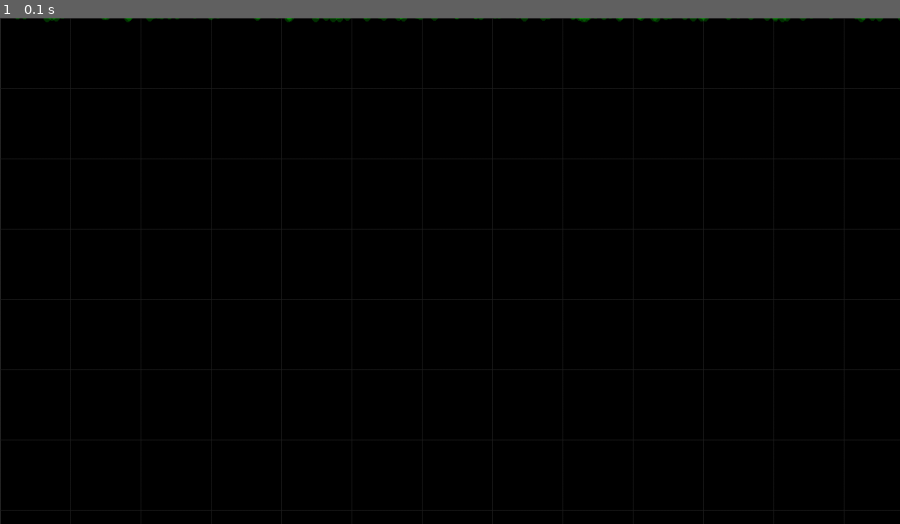
Above: before the commit, frame 1.
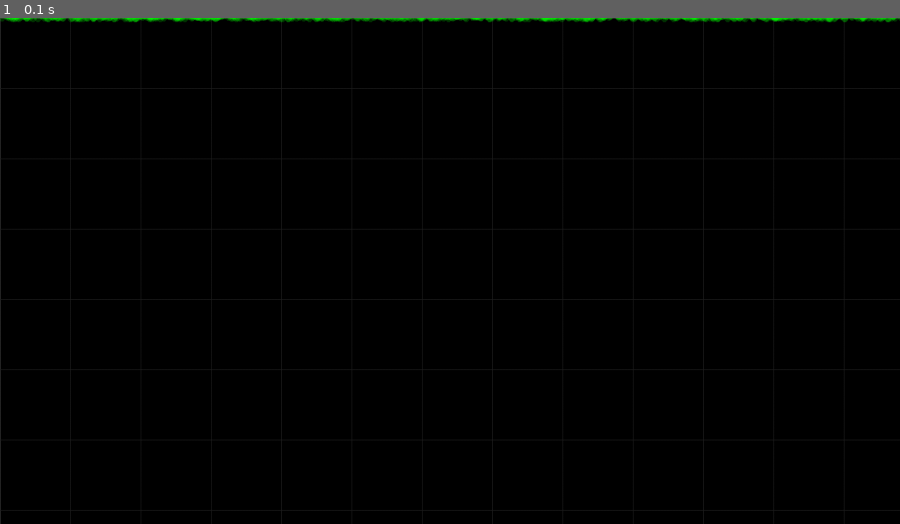
Above: after the commit, the same moment.

Repository: Bluemi/viztools
Game: pygame game, started from scripts/main.py
Two runs of this game, one before a commit and one after it. Both use one fixed random seed, a clock stepped at 60 frames per second and the inputs below.
Inputs:
- Up to frame 1 (0.1 s): no input

The runs differ from the first frame. In frame 1, 0.6% of the frame differs, in the area x 0-100%, y 0-1%.

Commit message:
fix viewport extension; limit new chunk rendering measuring time

Diff:
--- a/scripts/main.py
+++ b/scripts/main.py
@@ -11,7 +11,7 @@
 class SimpleViewer(Viewer):
     def __init__(self):
         super().__init__(drag_mouse_button=2)
-        num_points = 100_000
+        num_points = 1_000_000
         positions = np.random.random(size=(num_points, 2))
         positions[:, 0] *= 20
         positions[:, 1] *= 40
--- a/viztools/drawable/draw_utils/chunking.py
+++ b/viztools/drawable/draw_utils/chunking.py
@@ -133,9 +133,10 @@
         else:
             width = abs(viewport[1, 0] - viewport[0, 0])
             height = abs(viewport[1, 1] - viewport[0, 1])
+            viewport_extension = 1.0
             extended_viewport = np.array([
-                [viewport[0, 0] - width * 0.5, viewport[0, 1] - height * 0.5],
-                [viewport[1, 0] + width * 0.5, viewport[1, 1] - height * 0.5]
+                [viewport[0, 0] - width * viewport_extension, viewport[0, 1] + height * viewport_extension],
+                [viewport[1, 0] + width * viewport_extension, viewport[1, 1] - height * viewport_extension]
             ])
             return self._get_next_update_chunk_impl(extended_viewport)
 
@@ -220,7 +221,6 @@
 
         for pos, size, color, surf_params in zip(render_positions, sizes, colors, surf_params):
             point_surface = point_surfaces[surf_params.tobytes()]
-            # print('pos:', pos, render_size[1])
             surface.blit(point_surface, pos)
 
         self.status[chunk_index] = 2
--- a/viztools/drawable/points.py
+++ b/viztools/drawable/points.py
@@ -1,3 +1,4 @@
+import time
 from typing import Iterable, Tuple, Dict, Optional
 
 import pygame as pg
@@ -12,7 +13,7 @@
 class Points(Drawable):
     def __init__(
             self, points: np.ndarray, size: int | float | Iterable[int | float] = 3,
-            color: np.ndarray | None = None, chunk_updates_per_frame: int = 4
+            color: np.ndarray | None = None
     ):
         """
         Drawable to display a set of points.
@@ -21,7 +22,6 @@
                      to a float, this is the radius on the screen in units of the coordinate system. If set to a list,
                      it contains the sizes for each point.
         :param color: The color of the points.
-        :param chunk_updates_per_frame: The number of chunks updated per frame. Lower values increase fps, lower higher
         values prevent unrendered chunks from being visible.
         """
         # points
@@ -70,7 +70,6 @@
 
         self.current_chunks: Optional[ChunkGrid] = None
         self.last_zoom_factor = None
-        self.chunk_updates_per_frame = chunk_updates_per_frame
 
     def __len__(self):
         return len(self._points)
@@ -133,10 +132,13 @@
         if self.current_chunks is None:
             self.current_chunks = self._build_chunk_grid(coordinate_system.zoom_factor)
 
-        for i in range(self.chunk_updates_per_frame):
+        start_time = time.perf_counter()
+        while True:
             update_needed = self.render_next_chunk(coordinate_system, point_surfaces, screen_size)
             if not update_needed:
                 return False
+            if time.perf_counter() - start_time > 1 / 60:
+                break
         return True
 
     def render_next_chunk(self, coordinate_system, point_surfaces, screen_size):
